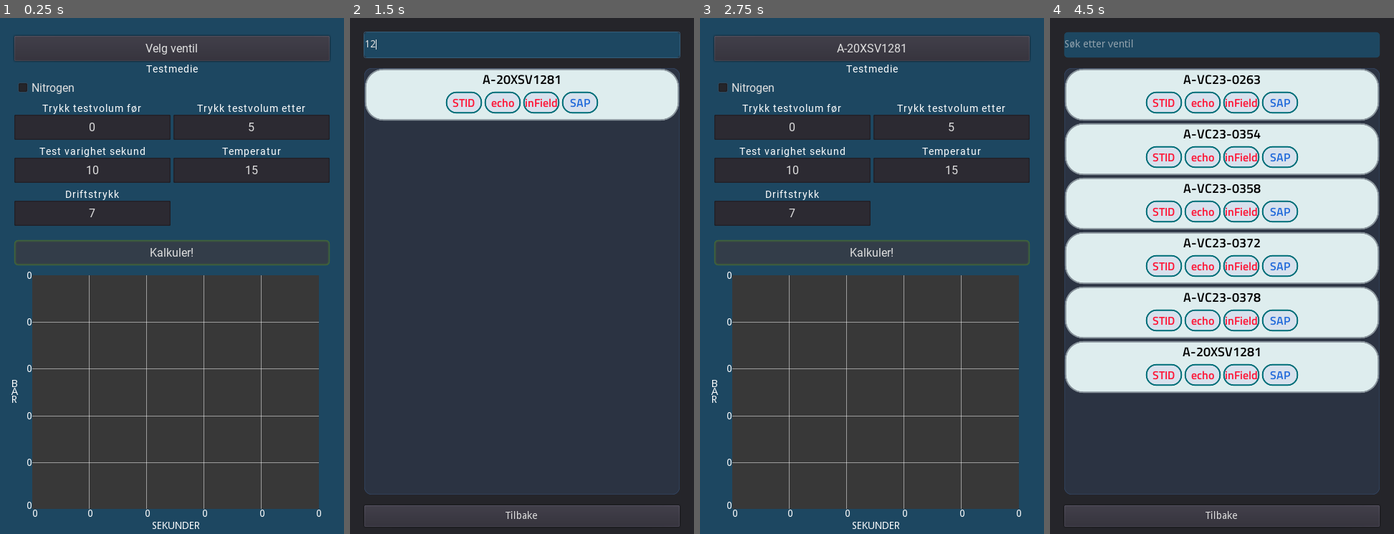
Above: before the commit, frames 1-4 (left to right).
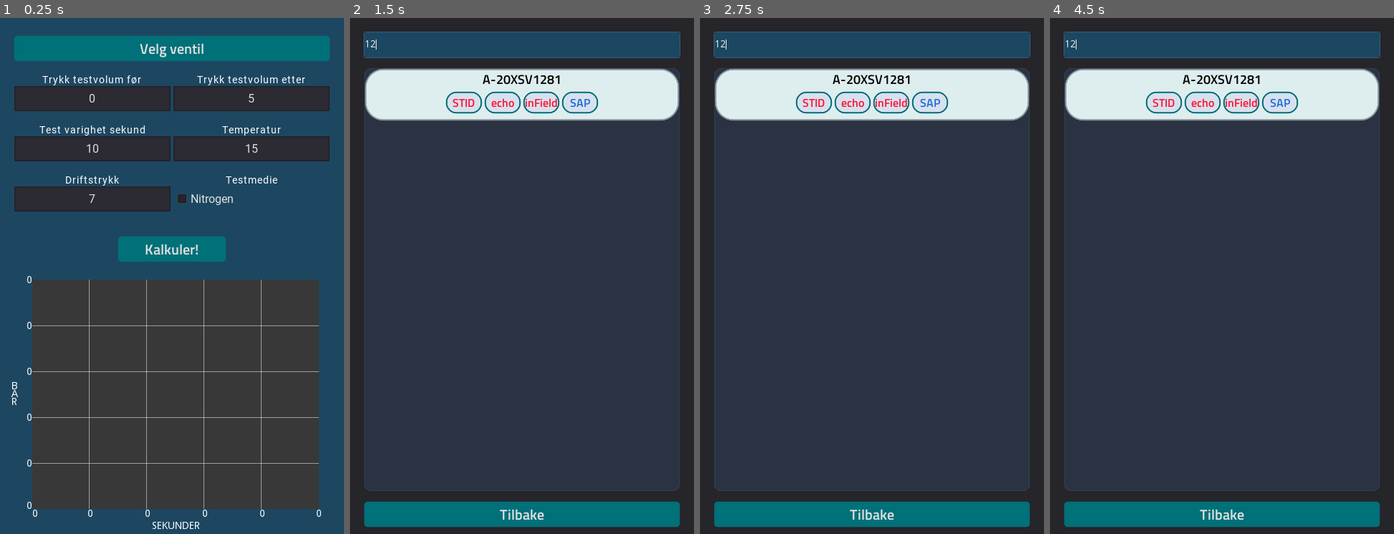
Above: after the commit, the same moments.

Repository: Keroflux/Critical-leak-test
Game: Godot game, scene res://Control.tscn
Two runs of this game, one before a commit and one after it. Both use one fixed random seed, a clock stepped at 60 frames per second and the inputs below.
Inputs (mouse positions are in pixels of both pictures, inside the frame that each line leads up to):
- Up to frame 1 (0.25 s): no input
- Up to frame 2 (1.5 s): click "Velg ventil" at 0.5 s; click (522, 43) at 1.27 s; type "12" at 1.35 s
- Up to frame 3 (2.75 s): click "Nitrogen" at 2 s
- Up to frame 4 (4.5 s): click "A-20XSV1281" (after the commit: "Velg ventil") at 2.75 s; click "Kalkuler!" at 3.5 s; click "A-VC23-0372" (after the commit: "Velg ventil") at 4.25 s

The runs differ from the first frame. In frame 1, 27% of the frame differs, in the area x 3-97%, y 3-87%; in frame 2, 4.7%; in frame 3, 50%; in frame 4, 50%, in the area x 3-97%, y 2-99%.

Commit message:
Finere UI

Diff:
--- a/Control.tscn
+++ b/Control.tscn
@@ -1,18 +1,25 @@
-[gd_scene load_steps=7 format=2]
+[gd_scene load_steps=10 format=2]
 
 [ext_resource path="res://Lekkasje.gd" type="Script" id=1]
 [ext_resource path="res://Trend.gd" type="Script" id=2]
 [ext_resource path="res://TrendLine.gd" type="Script" id=3]
 [ext_resource path="res://Font16l.tres" type="DynamicFont" id=4]
 [ext_resource path="res://Font14.tres" type="DynamicFont" id=5]
+[ext_resource path="res://TitilliumWeb-SemiBold.ttf" type="DynamicFontData" id=6]
+
+[sub_resource type="DynamicFont" id=4]
+size = 20
+font_data = ExtResource( 6 )
+
+[sub_resource type="StyleBoxFlat" id=3]
+bg_color = Color( 0, 0.384314, 0.419608, 1 )
+corner_radius_top_left = 5
+corner_radius_top_right = 5
+corner_radius_bottom_right = 5
+corner_radius_bottom_left = 5
 
 [sub_resource type="StyleBoxFlat" id=2]
-bg_color = Color( 0.2, 0.239216, 0.286275, 1 )
-border_width_left = 3
-border_width_top = 3
-border_width_right = 3
-border_width_bottom = 3
-border_color = Color( 0.258824, 0.411765, 0.215686, 1 )
+bg_color = Color( 0, 0.439216, 0.47451, 1 )
 border_blend = true
 corner_radius_top_left = 5
 corner_radius_top_right = 5
@@ -35,10 +42,11 @@
 [node name="VBoxContainer" type="VBoxContainer" parent="."]
 anchor_right = 1.0
 anchor_bottom = 1.0
+custom_constants/separation = 15
 
 [node name="MarginContainer" type="MarginContainer" parent="VBoxContainer"]
 margin_right = 480.0
-margin_bottom = 355.0
+margin_bottom = 350.0
 custom_constants/margin_right = 20
 custom_constants/margin_top = 25
 custom_constants/margin_left = 20
@@ -48,46 +56,31 @@
 margin_left = 20.0
 margin_top = 25.0
 margin_right = 460.0
-margin_bottom = 345.0
-custom_constants/separation = 20
+margin_bottom = 340.0
+custom_constants/separation = 35
 
 [node name="ValveSearch" type="Button" parent="VBoxContainer/MarginContainer/VBoxContainer"]
 unique_name_in_owner = true
 margin_right = 440.0
 margin_bottom = 35.0
-rect_min_size = Vector2( 0, 35 )
-size_flags_horizontal = 3
-custom_fonts/font = ExtResource( 4 )
+rect_min_size = Vector2( 150, 35 )
+size_flags_horizontal = 3
+custom_fonts/font = SubResource( 4 )
+custom_styles/hover = SubResource( 3 )
+custom_styles/normal = SubResource( 2 )
 text = "Velg ventil"
 
-[node name="Nitrogen" type="CheckBox" parent="VBoxContainer/MarginContainer/VBoxContainer"]
-unique_name_in_owner = true
-margin_top = 55.0
+[node name="HBoxContainer" type="HBoxContainer" parent="VBoxContainer/MarginContainer/VBoxContainer"]
+margin_top = 70.0
 margin_right = 440.0
-margin_bottom = 90.0
-rect_min_size = Vector2( 0, 35 )
-custom_fonts/font = ExtResource( 4 )
-text = "Nitrogen"
-
-[node name="Label" type="Label" parent="VBoxContainer/MarginContainer/VBoxContainer/Nitrogen"]
-anchor_right = 1.0
-margin_top = -17.0
-custom_fonts/font = ExtResource( 5 )
-text = "Testmedie"
-align = 1
-valign = 2
-
-[node name="HBoxContainer" type="HBoxContainer" parent="VBoxContainer/MarginContainer/VBoxContainer"]
-margin_top = 110.0
-margin_right = 440.0
-margin_bottom = 265.0
+margin_bottom = 245.0
 
 [node name="VBoxContainer" type="VBoxContainer" parent="VBoxContainer/MarginContainer/VBoxContainer/HBoxContainer"]
 margin_right = 218.0
-margin_bottom = 155.0
-size_flags_horizontal = 3
-size_flags_vertical = 3
-custom_constants/separation = 25
+margin_bottom = 175.0
+size_flags_horizontal = 3
+size_flags_vertical = 3
+custom_constants/separation = 35
 
 [node name="PressureStart" type="LineEdit" parent="VBoxContainer/MarginContainer/VBoxContainer/HBoxContainer/VBoxContainer"]
 unique_name_in_owner = true
@@ -118,9 +111,9 @@
 
 [node name="TestTime" type="LineEdit" parent="VBoxContainer/MarginContainer/VBoxContainer/HBoxContainer/VBoxContainer"]
 unique_name_in_owner = true
-margin_top = 60.0
-margin_right = 218.0
-margin_bottom = 95.0
+margin_top = 70.0
+margin_right = 218.0
+margin_bottom = 105.0
 rect_min_size = Vector2( 0, 35 )
 size_flags_horizontal = 3
 custom_fonts/font = ExtResource( 4 )
@@ -139,9 +132,9 @@
 
 [node name="PressureExternal" type="LineEdit" parent="VBoxContainer/MarginContainer/VBoxContainer/HBoxContainer/VBoxContainer"]
 unique_name_in_owner = true
-margin_top = 120.0
-margin_right = 218.0
-margin_bottom = 155.0
+margin_top = 140.0
+margin_right = 218.0
+margin_bottom = 175.0
 rect_min_size = Vector2( 0, 35 )
 size_flags_horizontal = 3
 custom_fonts/font = ExtResource( 4 )
@@ -161,10 +154,10 @@
 [node name="VBoxContainer2" type="VBoxContainer" parent="VBoxContainer/MarginContainer/VBoxContainer/HBoxContainer"]
 margin_left = 222.0
 margin_right = 440.0
-margin_bottom = 155.0
-size_flags_horizontal = 3
-size_flags_vertical = 3
-custom_constants/separation = 25
+margin_bottom = 175.0
+size_flags_horizontal = 3
+size_flags_vertical = 3
+custom_constants/separation = 35
 
 [node name="PressureAfter" type="LineEdit" parent="VBoxContainer/MarginContainer/VBoxContainer/HBoxContainer/VBoxContainer2"]
 unique_name_in_owner = true
@@ -188,9 +181,9 @@
 
 [node name="Temperatur" type="LineEdit" parent="VBoxContainer/MarginContainer/VBoxContainer/HBoxContainer/VBoxContainer2"]
 unique_name_in_owner = true
-margin_top = 60.0
-margin_right = 218.0
-margin_bottom = 95.0
+margin_top = 70.0
+margin_right = 218.0
+margin_bottom = 105.0
 rect_min_size = Vector2( 0, 35 )
 size_flags_horizontal = 3
 custom_fonts/font = ExtResource( 4 )
@@ -207,18 +200,41 @@
 align = 1
 valign = 1
 
-[node name="Button" type="Button" parent="VBoxContainer/MarginContainer/VBoxContainer"]
-margin_top = 285.0
+[node name="Nitrogen" type="CheckBox" parent="VBoxContainer/MarginContainer/VBoxContainer/HBoxContainer/VBoxContainer2"]
+unique_name_in_owner = true
+margin_top = 140.0
+margin_right = 218.0
+margin_bottom = 175.0
+rect_min_size = Vector2( 0, 35 )
+custom_fonts/font = ExtResource( 4 )
+text = "Nitrogen"
+
+[node name="Label" type="Label" parent="VBoxContainer/MarginContainer/VBoxContainer/HBoxContainer/VBoxContainer2/Nitrogen"]
+anchor_right = 1.0
+margin_top = -17.0
+custom_fonts/font = ExtResource( 5 )
+text = "Testmedie"
+align = 1
+valign = 2
+
+[node name="CenterContainer" type="CenterContainer" parent="VBoxContainer/MarginContainer/VBoxContainer"]
+margin_top = 280.0
 margin_right = 440.0
-margin_bottom = 320.0
-rect_min_size = Vector2( 0, 35 )
-size_flags_horizontal = 3
-custom_fonts/font = ExtResource( 4 )
+margin_bottom = 315.0
+
+[node name="Button" type="Button" parent="VBoxContainer/MarginContainer/VBoxContainer/CenterContainer"]
+margin_left = 145.0
+margin_right = 295.0
+margin_bottom = 35.0
+rect_min_size = Vector2( 150, 35 )
+size_flags_horizontal = 3
+custom_fonts/font = SubResource( 4 )
+custom_styles/hover = SubResource( 3 )
 custom_styles/normal = SubResource( 2 )
 text = "Kalkuler!"
 
 [node name="MarginContainer2" type="MarginContainer" parent="VBoxContainer"]
-margin_top = 359.0
+margin_top = 365.0
 margin_right = 480.0
 margin_bottom = 720.0
 size_flags_horizontal = 3
@@ -233,7 +249,7 @@
 show_behind_parent = true
 margin_left = 45.0
 margin_right = 445.0
-margin_bottom = 326.0
+margin_bottom = 320.0
 size_flags_horizontal = 3
 size_flags_vertical = 3
 color = Color( 0.219608, 0.219608, 0.219608, 1 )
@@ -305,8 +321,8 @@
 margin_bottom = 14.0
 text = "0"
 
-[connection signal="pressed" from="VBoxContainer/MarginContainer/VBoxContainer/ValveSearch" to="." method="_on_OptionButton_pressed"]
-[connection signal="pressed" from="VBoxContainer/MarginContainer/VBoxContainer/Button" to="." method="_run_calculations"]
+[connection signal="pressed" from="VBoxContainer/MarginContainer/VBoxContainer/ValveSearch" to="." method="_open_Valve_search"]
+[connection signal="pressed" from="VBoxContainer/MarginContainer/VBoxContainer/CenterContainer/Button" to="." method="_run_calculations"]
 [connection signal="mouse_entered" from="VBoxContainer/MarginContainer2/Trend" to="VBoxContainer/MarginContainer2/Trend" method="_on_Trend_mouse_entered"]
 [connection signal="mouse_exited" from="VBoxContainer/MarginContainer2/Trend" to="VBoxContainer/MarginContainer2/Trend" method="_on_Trend_mouse_exited"]
 [connection signal="resized" from="VBoxContainer/MarginContainer2/Trend" to="." method="_on_Trend_resized"]
--- a/Lekkasje.gd
+++ b/Lekkasje.gd
@@ -50,6 +50,17 @@
 	var kg_s: float = (m1 - m2) / test_time
 #	var n: float = (m2 * 1000) / MW
 #	var z: float = (PB * 100000 * volume) / (n * (R / 1000) * K)
+	kg_s = abs(kg_s)
+	return kg_s
+
+
+func calc_leak_rate_trend(pb, time, p2 = 1)->float:
+	var K: float = 273.15 + T
+	var m1: float = p2 * 100000 * volume * MW / (Z * R * K)
+	var m2: float = pb * 100000 * volume * MW / (Z * R * K)
+	if time == 0:
+		return 0.0
+	var kg_s: float = (m1 - m2) / time
 	kg_s = abs(kg_s)
 	return kg_s
 
@@ -318,6 +329,6 @@
 	init_trend()
 
 
-func _on_OptionButton_pressed():
+func _open_Valve_search():
 	var a = search_box.instance()
 	add_child(a)
--- a/ResultsPage.tscn
+++ b/ResultsPage.tscn
@@ -24,6 +24,25 @@
 border_width_right = 1
 border_width_bottom = 1
 
+[sub_resource type="DynamicFont" id=4]
+size = 20
+font_data = ExtResource( 1 )
+
+[sub_resource type="StyleBoxFlat" id=5]
+bg_color = Color( 0, 0.384314, 0.419608, 1 )
+corner_radius_top_left = 5
+corner_radius_top_right = 5
+corner_radius_bottom_right = 5
+corner_radius_bottom_left = 5
+
+[sub_resource type="StyleBoxFlat" id=6]
+bg_color = Color( 0, 0.439216, 0.47451, 1 )
+border_blend = true
+corner_radius_top_left = 5
+corner_radius_top_right = 5
+corner_radius_bottom_right = 5
+corner_radius_bottom_left = 5
+
 [node name="ResultsPage" type="Control"]
 anchor_right = 1.0
 margin_bottom = 348.0
@@ -55,7 +74,7 @@
 margin_left = 20.0
 margin_top = 20.0
 margin_right = 440.0
-margin_bottom = 330.0
+margin_bottom = 331.0
 custom_constants/separation = 15
 
 [node name="Name" type="Label" parent="MarginContainer2/Panel/MarginContainer/VBoxContainer2"]
@@ -271,8 +290,12 @@
 [node name="Close" type="Button" parent="MarginContainer2/Panel/MarginContainer/VBoxContainer2"]
 margin_top = 280.0
 margin_right = 420.0
-margin_bottom = 310.0
-rect_min_size = Vector2( 0, 30 )
+margin_bottom = 311.0
+rect_min_size = Vector2( 150, 30 )
+size_flags_horizontal = 3
+custom_fonts/font = SubResource( 4 )
+custom_styles/hover = SubResource( 5 )
+custom_styles/normal = SubResource( 6 )
 text = "Tilbake"
 
 [connection signal="pressed" from="MarginContainer2/Panel/MarginContainer/VBoxContainer2/Close" to="." method="_on_Close_pressed"]
--- a/ValveSelector.tscn
+++ b/ValveSelector.tscn
@@ -1,6 +1,7 @@
-[gd_scene load_steps=4 format=2]
+[gd_scene load_steps=8 format=2]
 
 [ext_resource path="res://ValveSelector.gd" type="Script" id=1]
+[ext_resource path="res://TitilliumWeb-SemiBold.ttf" type="DynamicFontData" id=2]
 
 [sub_resource type="StyleBoxFlat" id=2]
 bg_color = Color( 0.113725, 0.278431, 0.380392, 1 )
@@ -20,6 +21,25 @@
 corner_radius_top_right = 10
 corner_radius_bottom_right = 10
 corner_radius_bottom_left = 10
+
+[sub_resource type="DynamicFont" id=3]
+size = 20
+font_data = ExtResource( 2 )
+
+[sub_resource type="StyleBoxFlat" id=4]
+bg_color = Color( 0, 0.384314, 0.419608, 1 )
+corner_radius_top_left = 5
+corner_radius_top_right = 5
+corner_radius_bottom_right = 5
+corner_radius_bottom_left = 5
+
+[sub_resource type="StyleBoxFlat" id=5]
+bg_color = Color( 0, 0.439216, 0.47451, 1 )
+border_blend = true
+corner_radius_top_left = 5
+corner_radius_top_right = 5
+corner_radius_bottom_right = 5
+corner_radius_bottom_left = 5
 
 [node name="ValveSelector" type="Control"]
 anchor_right = 1.0
@@ -51,12 +71,12 @@
 margin_bottom = 35.0
 rect_min_size = Vector2( 0, 35 )
 custom_styles/normal = SubResource( 2 )
-placeholder_text = "Søk etter ventil"
+placeholder_text = " Søk etter ventil"
 
 [node name="ScrollContainer" type="ScrollContainer" parent="MarginContainer/VBoxContainer"]
 margin_top = 50.0
 margin_right = 440.0
-margin_bottom = 645.0
+margin_bottom = 640.0
 size_flags_horizontal = 3
 size_flags_vertical = 3
 custom_styles/bg = SubResource( 1 )
@@ -66,15 +86,19 @@
 margin_left = 1.0
 margin_top = 1.0
 margin_right = 439.0
-margin_bottom = 594.0
+margin_bottom = 589.0
 size_flags_horizontal = 3
 size_flags_vertical = 3
 
 [node name="Close" type="Button" parent="MarginContainer/VBoxContainer"]
-margin_top = 660.0
+margin_top = 655.0
 margin_right = 440.0
 margin_bottom = 690.0
-rect_min_size = Vector2( 0, 30 )
+rect_min_size = Vector2( 150, 35 )
+size_flags_horizontal = 3
+custom_fonts/font = SubResource( 3 )
+custom_styles/hover = SubResource( 4 )
+custom_styles/normal = SubResource( 5 )
 text = "Tilbake"
 
 [connection signal="text_changed" from="MarginContainer/VBoxContainer/Search" to="." method="refresh"]
Not shown: 1 places in ResultsPage.tscn that only renumber resources
